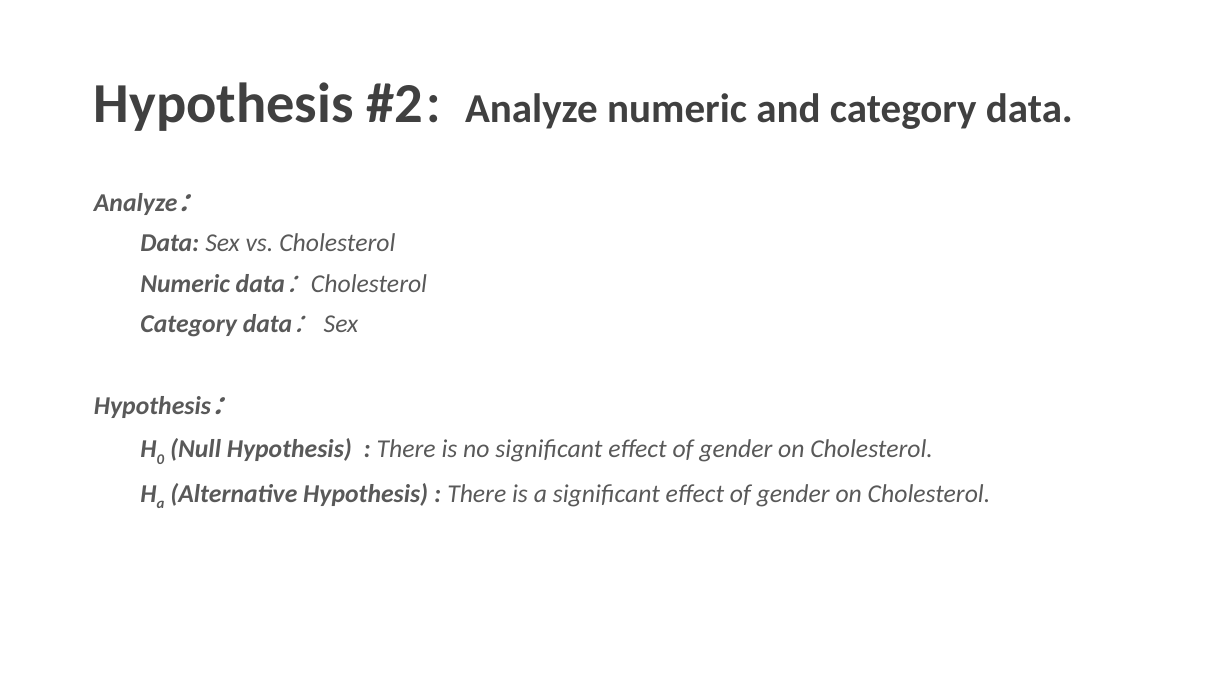
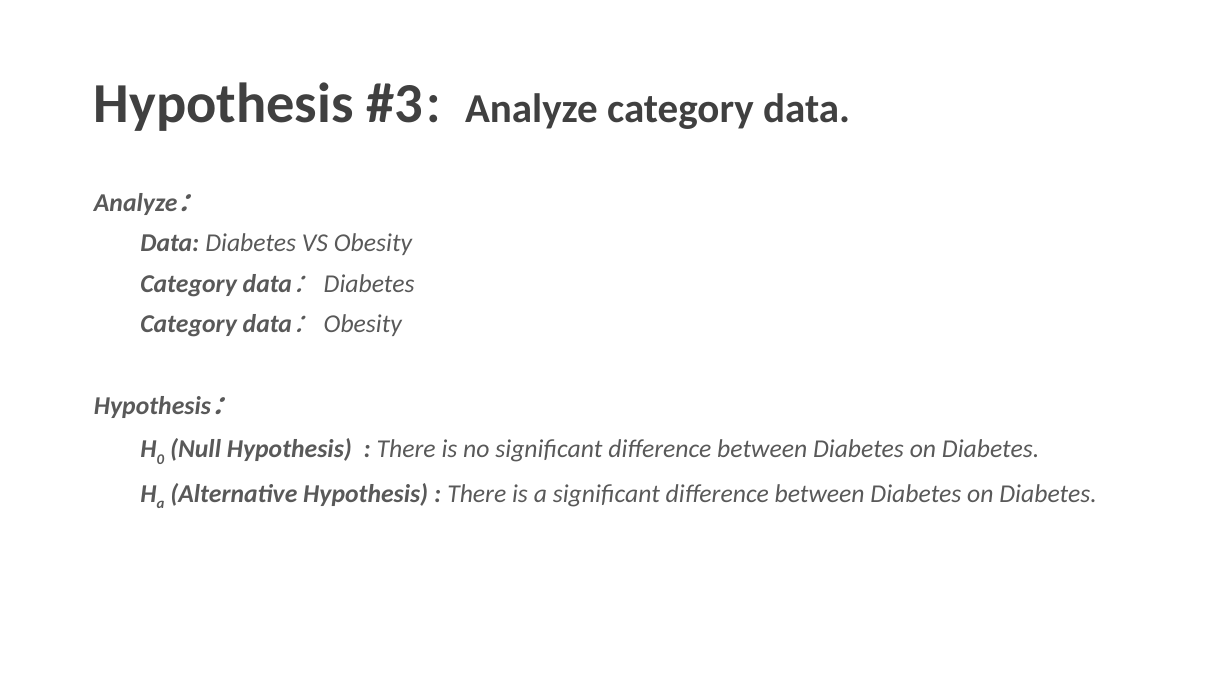
Before and after one commit to charlesyifanli/python_and_data, a slide deck: slide 22 of mini_project/SCSE 24 Mini-project presentation (Group No. ##).pptx (slide 20 before the commit). Drawn at 1232x693 pixels with LibreOffice and Linux fonts; fonts in the diff are those of the drawing; background and template pictures are left out. Boxes give left, top, right and bottom in pixels: in the first picture for what was removed or moved away, otherwise in the second. Text is boxed around its words. In the diff, an @@ line names an element or a change of style, - is before the commit and + after.

```diff
--- a/mini_project/SCSE 24 Mini-project presentation (Group No. ##).pptx
+++ b/mini_project/SCSE 24 Mini-project presentation (Group No. ##).pptx
@@ title at <box>94,82,850,131</box>: text changed @@
-Hypothesis #2：Analyze numeric and category data.
+Hypothesis #3：Analyze category data.
@@ text at <box>140,233,415,337</box>: text changed @@
-Data: Sex vs. Cholesterol
-Numeric data：Cholesterol
-Category data： Sex
+Data: Diabetes VS Obesity
+Category data： Diabetes
+Category data： Obesity
@@ text at <box>170,438,1096,507</box>: text changed @@
-H0 (Null Hypothesis) : There is no significant effect of gender on Cholesterol.
-Ha (Alternative Hypothesis) : There is a significant effect of gender on Cholesterol.
+H0 (Null Hypothesis) : There is no significant difference between Diabetes on Diabetes.
+Ha (Alternative Hypothesis) : There is a significant difference between Diabetes on Diabetes.
```
Also in this commit, not shown: 2 other slides changed, 7 slides added, 1 slide removed, 1 other file.
